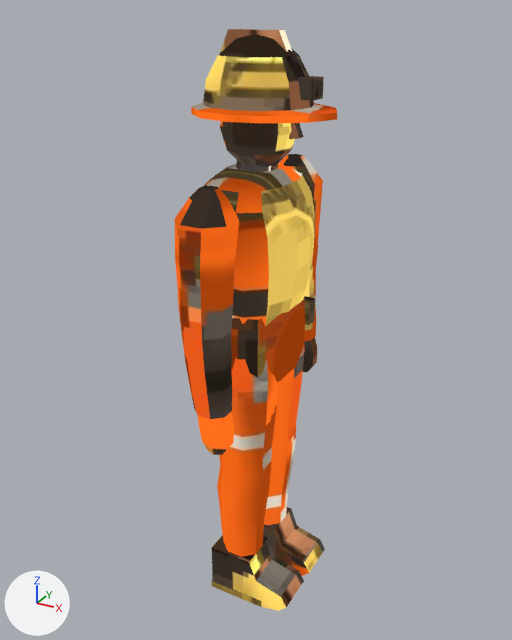
The glTF model team/ui/public/models/mine-art/actors/worker.glb as it was, and as the next commit left it.
Camera for both pictures: a camera (50 mm lens) standing at (2.69, -4.89, 5.16) and looking at (-0.02, 0.04, 2.7). Arrows for +X, +Y and +Z are at lower left; the lights stay in place. The picture after the commit comes second. Vertices at exactly the same position are counted once.

In view in the first picture: 'worker_body'.
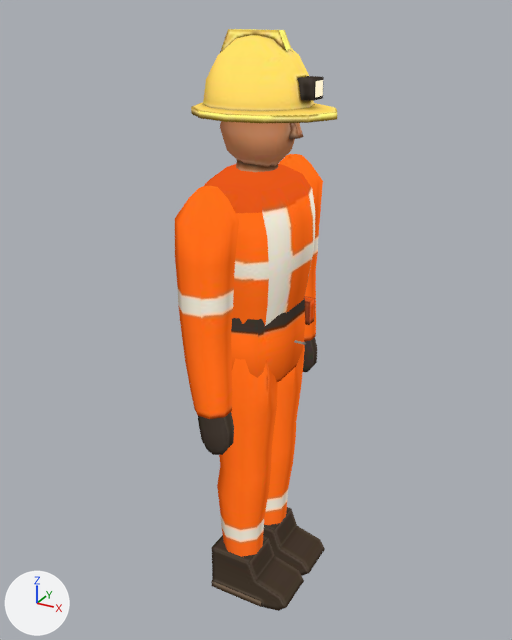
Edits to the scene script, one JSON object a line:
```json
{"block": "me_worker_body", "where": "# used by ob_worker_body; location = (0.0, 0.0, 0.0)"}
{"op": "remove", "block": "me_worker_body", "code": "me_worker_body.from_pydata(...)  # 754 vertices, 1360 faces; spans x -0.5..0.67, y -0.95..0.95, z 0.0..5.02"}
{"op": "add", "block": "me_worker_body", "code": "me_worker_body.from_pydata(...)  # 802 vertices, 1420 faces; spans x -0.5..0.67, y -0.95..0.95, z 0.0..5.02"}
{"block": "me_worker_body", "change": "me_worker_body part 1: 1214 kept faces spanning x -0.5..0.67, y -0.95..0.95, z 0.0..5.02 get new texture (UV) coordinates"}
{"block": "me_worker_body", "change": "edits to the shape of me_worker_body do not show in these pictures"}
```

Changed parts and their boxes (x1, y1, x2, y2) in the pictures (512 x 640 px):
```json
{"part": 1, "of": "me_worker_body", "change": "surface changed", "before": [175, 29, 337, 611], "after": [175, 29, 337, 611]}
```
